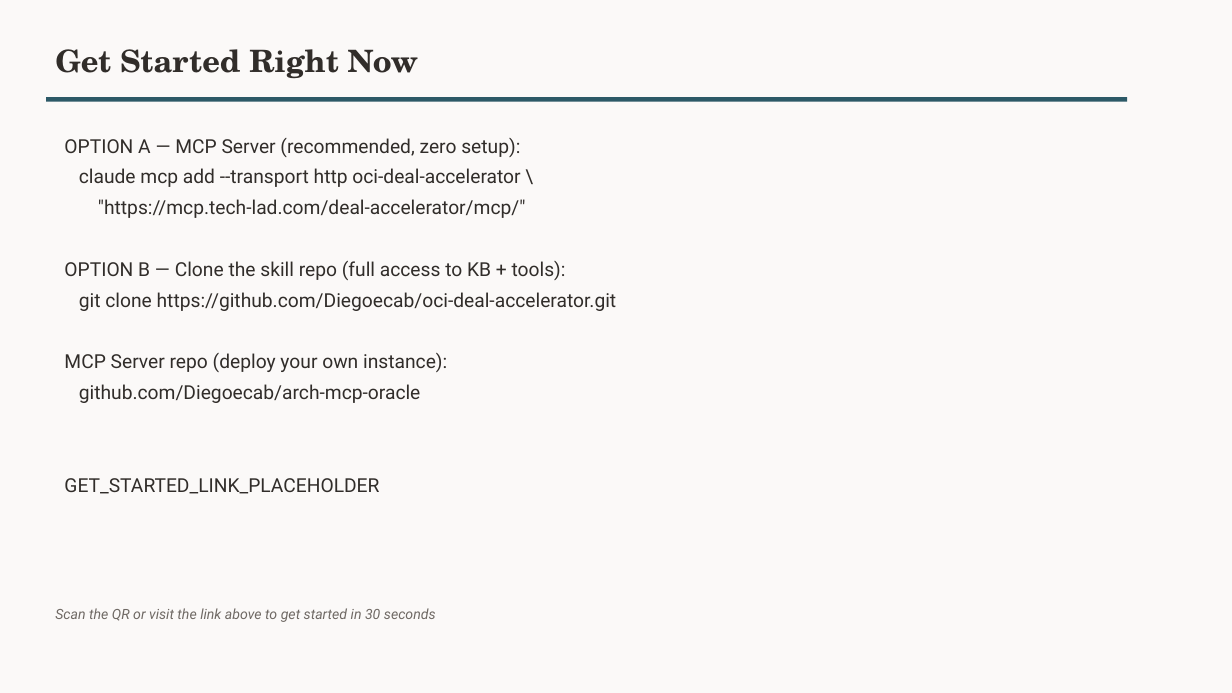
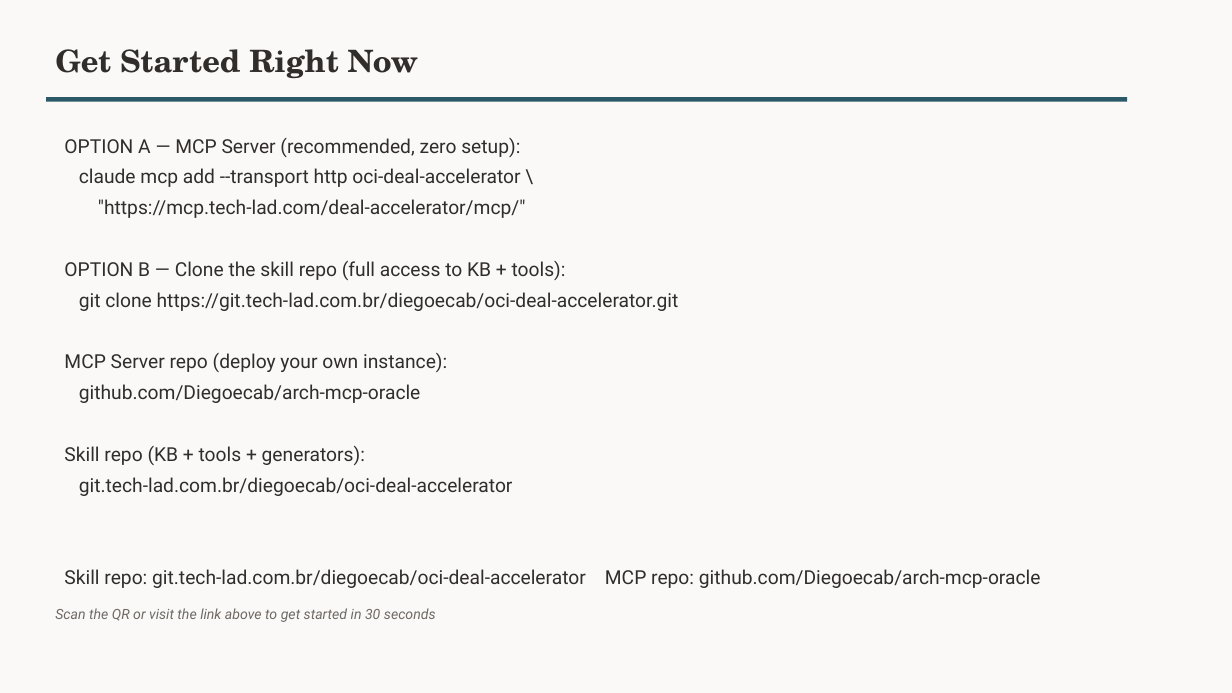
Before and after one commit to Diegoecab/oci-deal-accelerator, a slide deck: slide 13 of examples/output-demo-pharma-mx/demo-presentation.pptx. Drawn at 1232x693 pixels with LibreOffice and Linux fonts; fonts in the diff are those of the drawing; background and template pictures are left out. Boxes give left, top, right and bottom in pixels: in the first picture for what was removed or moved away, otherwise in the second. Text is boxed around its words. In the diff, an @@ line names an element or a change of style, - is before the commit and + after.

```diff
--- a/examples/output-demo-pharma-mx/demo-presentation.pptx
+++ b/examples/output-demo-pharma-mx/demo-presentation.pptx
@@ text at [79,292,679,311]: text changed @@
-git clone https://github.com/Diegoecab/oci-deal-accelerator.git
+git clone https://git.tech-lad.com.br/diegoecab/oci-deal-accelerator.git
@@ text at [64,446,1041,588]: text changed @@
-GET_STARTED_LINK_PLACEHOLDER
+Skill repo (KB + tools + generators):
+git.tech-lad.com.br/diegoecab/oci-deal-accelerator
+Skill repo: git.tech-lad.com.br/diegoecab/oci-deal-accelerator MCP repo: github.com/Diegoecab/arch-mcp-oracle
```
Also in this commit, not shown: 1 other slide changed, 1 other file.
